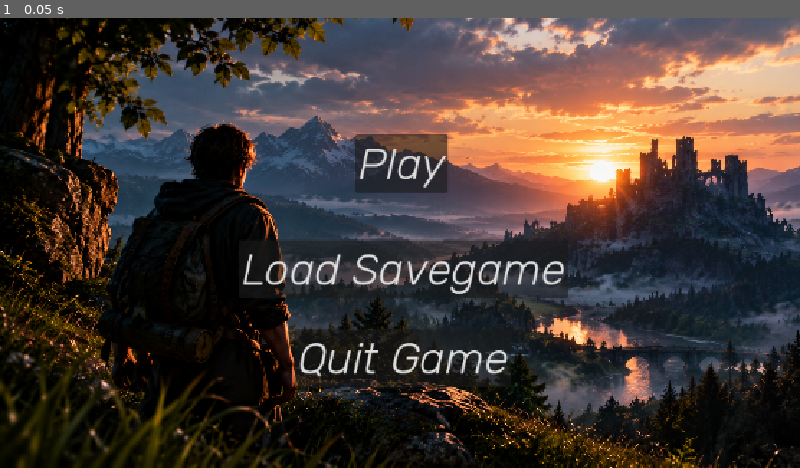
Above: before the commit, frame 1.
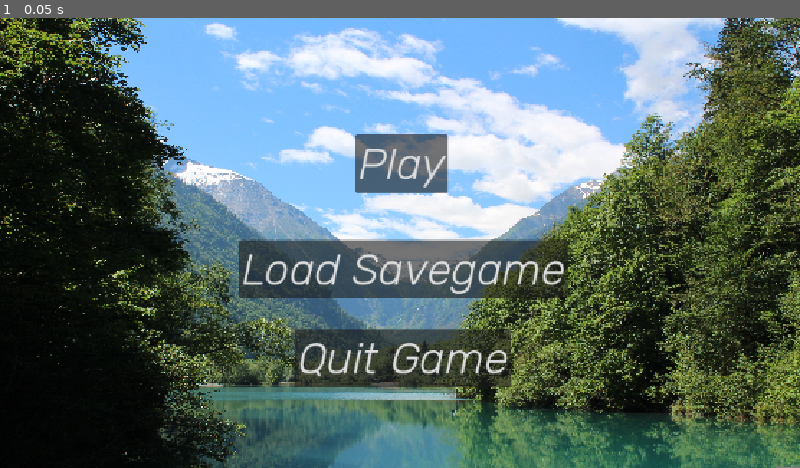
Above: after the commit, the same moment.

Repository: BAJ-Games/StoryGame
Game: Godot game, scene res://scenes/StartMenu.tscn
Two runs of this game, one before a commit and one after it. Both use one fixed random seed, a clock stepped at 60 frames per second and the inputs below.
Inputs:
- Up to frame 1 (0.05 s): no input

The runs differ from the first frame. In frame 1, 84% of the frame differs, in the area x 0-100%, y 0-100%.

Commit message:
Replace start menu image with JPEG
Convert the start menu background from PNG to JPEG and update its import metadata and scene reference.

Diff:
--- a/scenes/StartMenu.tscn
+++ b/scenes/StartMenu.tscn
@@ -1,7 +1,7 @@
 [gd_scene format=3 uid="uid://3darcfueatu3"]
 
 [ext_resource type="Script" uid="uid://b3b0u37nkhvqd" path="res://script/start_menu.gd" id="1_cp7se"]
-[ext_resource type="Texture2D" uid="uid://wp7tmu17ko2v" path="res://assets/images/StartMenu.png" id="1_fb70i"]
+[ext_resource type="Texture2D" uid="uid://2ai35ftkq2f4" path="res://assets/images/StartMenu.jpg" id="2_cp7se"]
 [ext_resource type="Theme" uid="uid://lfvc424kv7ea" path="res://assets/themes/ButtonTheme.tres" id="3_fgoeh"]
 
 [node name="StartMenu" type="Control" unique_id=726293355]
@@ -17,7 +17,7 @@
 layout_mode = 0
 offset_right = 1152.0
 offset_bottom = 648.0
-texture = ExtResource("1_fb70i")
+texture = ExtResource("2_cp7se")
 expand_mode = 1
 
 [node name="Play" type="Button" parent="." unique_id=791515368]
Binary file added: assets/images/StartMenu.jpg
Not shown, changed: assets/images/StartMenu.jpg.import
Binary file removed: assets/images/StartMenu.png
